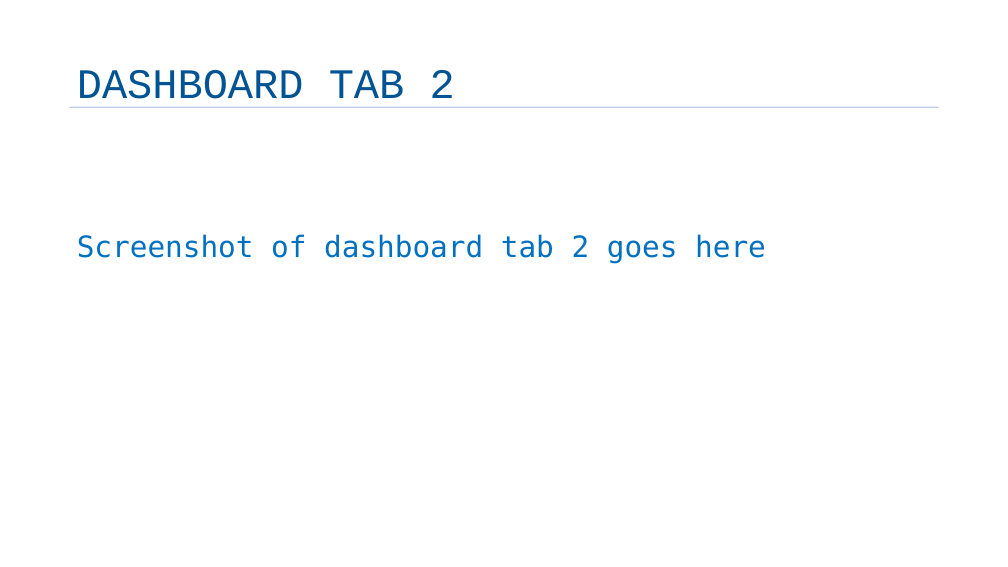
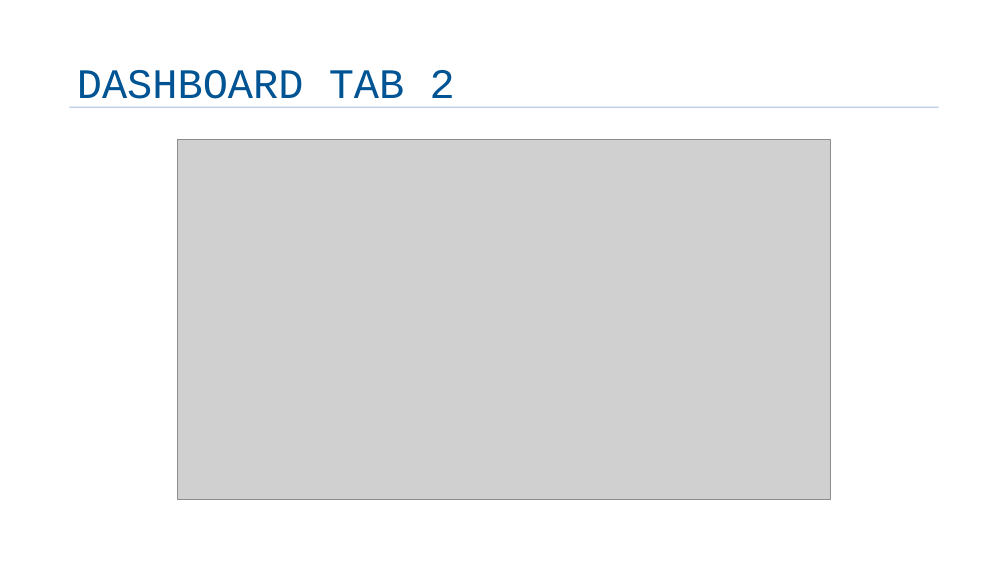
Before and after one commit to Longorrii/IBM-Data-Analyst-Professional-Certificate, a slide deck: slide 13 of Course 09 - IBM Data Analyst Capstone Project/Week6/Final-capstone-story-template.pptx. Drawn at 1008x567 pixels with LibreOffice and Linux fonts; fonts in the diff are those of the drawing; grey boxes stand for pictures; background and template pictures are left out. Boxes give left, top, right and bottom in pixels: in the first picture for what was removed or moved away, otherwise in the second. Text is boxed around its words. In the diff, an @@ line names an element or a change of style, - is before the commit and + after.

```diff
--- a/Course 09 - IBM Data Analyst Capstone Project/Week6/Final-capstone-story-template.pptx
+++ b/Course 09 - IBM Data Analyst Capstone Project/Week6/Final-capstone-story-template.pptx
@@ picture added at (178, 140, 830, 500) @@
@@ text removed at (77, 234, 766, 263) @@
-Screenshot of dashboard tab 2 goes here
```
Also in this commit, not shown: 17 other slides changed, 33 other files.
